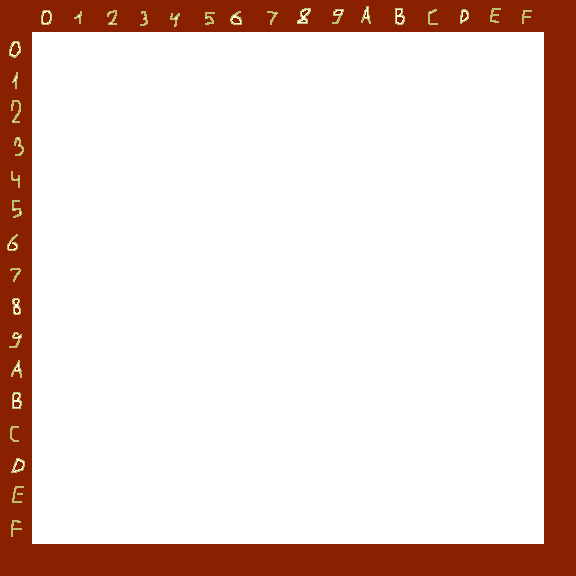
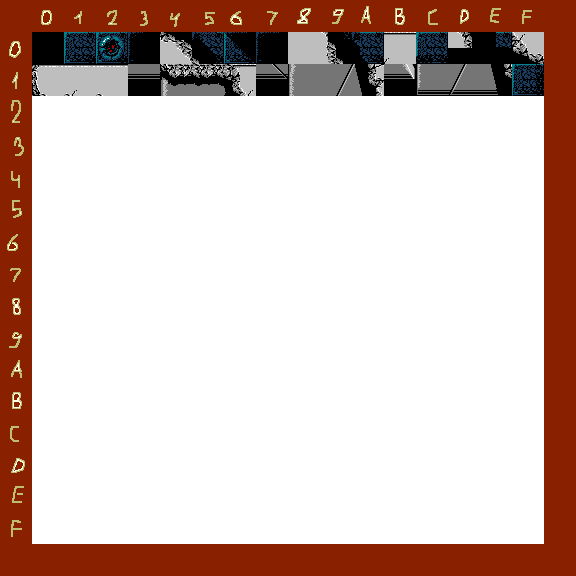
Layers edited between the first and the second 576 x 576 image:
renamed "блок 00" to "00", moved it into group "блоки" over [32, 32, 64, 64]
renamed "блок 01" to "01", moved it into group "блоки" over [64, 32, 96, 64]
renamed "блок 02" to "02", moved it into group "блоки" over [96, 32, 128, 64]
renamed "блок 03" to "03", moved it into group "блоки" over [128, 32, 160, 64]
renamed "блок 04" to "04", moved it into group "блоки" over [160, 32, 192, 64]
renamed "блок 05" to "05", moved it into group "блоки" over [192, 32, 224, 64]
renamed "блок 06" to "06", moved it into group "блоки" over [224, 32, 256, 64]
renamed "блок 07" to "07", moved it into group "блоки" over [256, 32, 288, 64]
added layer "08" in group "блоки" over [288, 32, 320, 64]
added layer "09" in group "блоки" over [320, 32, 352, 64]
added layer "0A" in group "блоки" over [352, 32, 384, 64]
added layer "0B" in group "блоки" over [384, 32, 416, 64]
added layer "0C" in group "блоки" over [416, 32, 448, 64]
added layer "0D" in group "блоки" over [448, 32, 480, 64]
added layer "0E" in group "блоки" over [480, 32, 512, 64]
added layer "0F" in group "блоки" over [512, 32, 544, 64]
added layer "10" in group "блоки" over [32, 64, 64, 96]
added layer "11" in group "блоки" over [64, 64, 96, 96]
added layer "12" in group "блоки" over [96, 64, 128, 96]
added layer "13" in group "блоки" over [128, 64, 160, 96]
added layer "14" in group "блоки" over [160, 64, 192, 96]
added layer "15" in group "блоки" over [192, 64, 224, 96]
added layer "16" in group "блоки" over [224, 64, 256, 96]
added layer "17" in group "блоки" over [256, 64, 288, 96]
…and 8 more changes (8 added)
